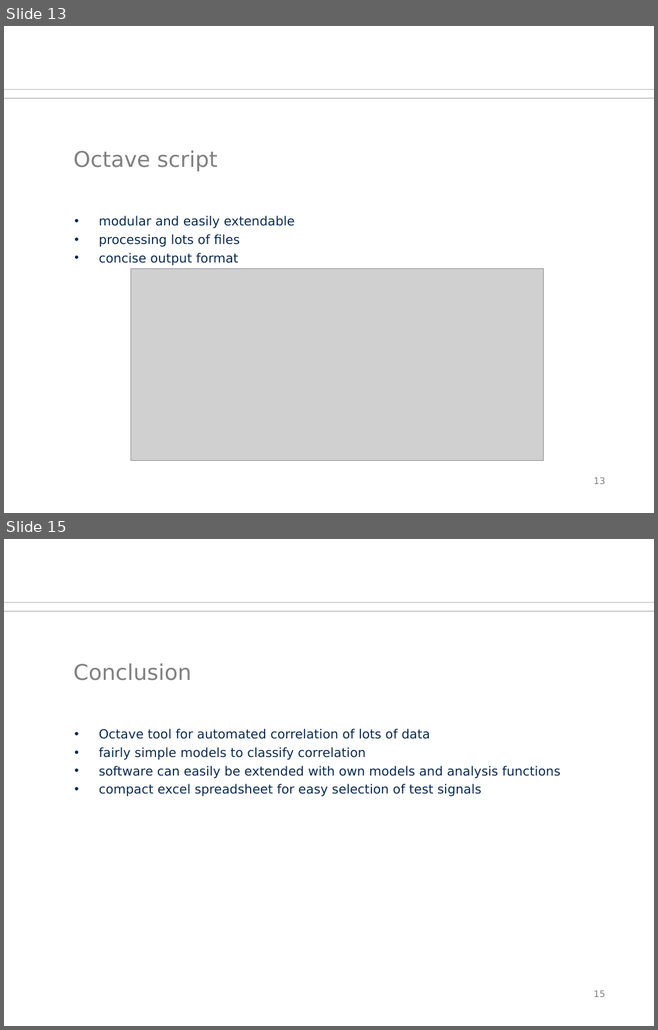
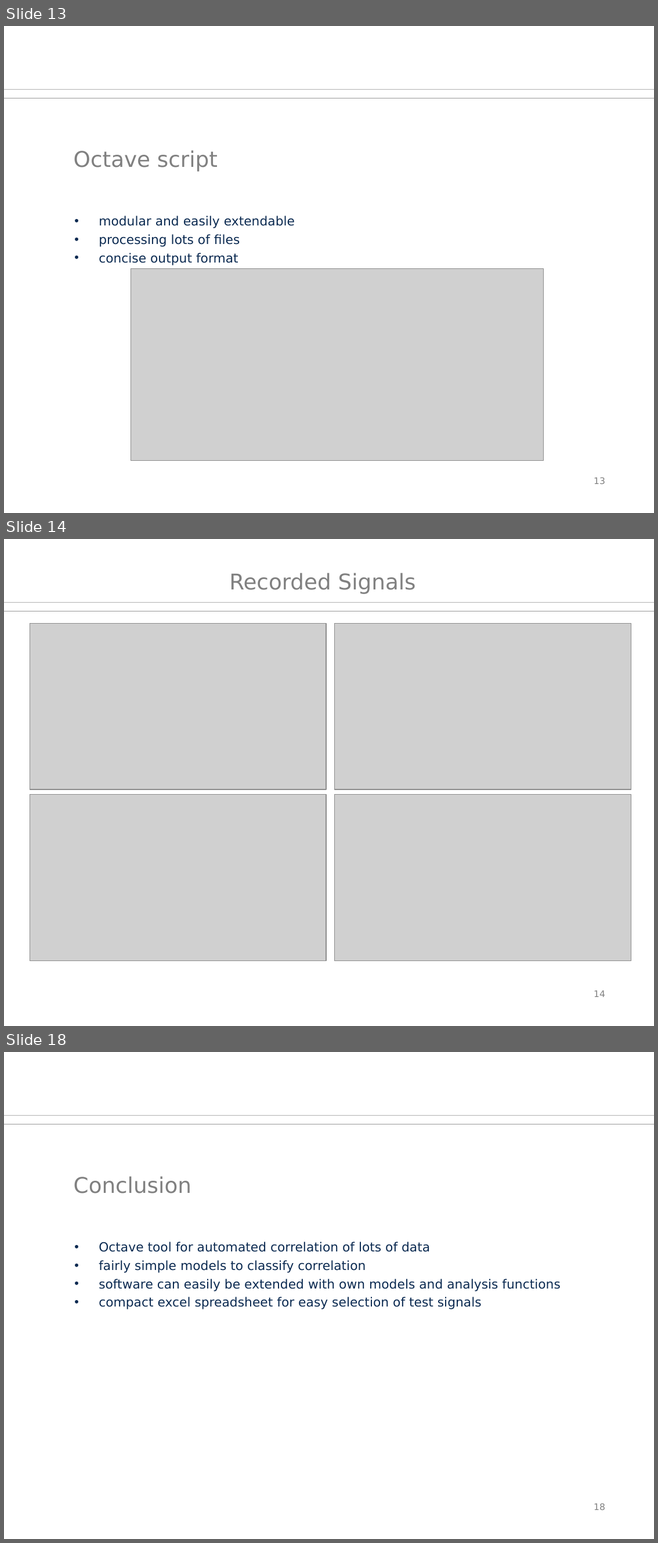
Before and after one commit to orgarten/Hauptseminar, a slide deck: Präsentation/btwf.odp. Shown one above the other, each under a label of ours: slides 13 and 15 before the commit, slides 13, 14 and 18 after it; the slides between them are not shown. The pictures are 658x1030 and 658x1543 pixels, drawn with LibreOffice and Linux fonts; fonts in the diff are those of the drawing; grey boxes stand for pictures; background and template pictures are left out. Boxes give left, top, right and bottom in pixels: in the first picture for what was removed or moved away, otherwise in the second. Text is boxed around its words. In the diff, an @@ line names an element or a change of style, - is before the commit and + after.

Commit message:
added signals

```diff
--- a/Präsentation/btwf.odp
+++ b/Präsentation/btwf.odp
@@ slide 14 added at bbox=[4, 539, 654, 1026], background #FFFFFF; not listed: 2 template elements that a slide beside it also shows @@
@@ title added at bbox=[229, 573, 416, 594], 24 pt, text #808080 @@
+Recorded Signals
@@ picture added at bbox=[30, 624, 325, 790] @@
@@ picture added at bbox=[334, 624, 630, 790] @@
@@ picture added at bbox=[30, 795, 325, 961] @@
@@ picture added at bbox=[334, 795, 630, 961] @@
@@ page number added at bbox=[593, 990, 605, 997], 10 pt, text #808080 @@
+14
@@ what was slide 15 is now slide 18 @@
@@ page number at bbox=[593, 1503, 605, 1510]: text changed @@
-15
+18
```
Also in this commit, not shown: 3 other slides added, 1 slide removed.
